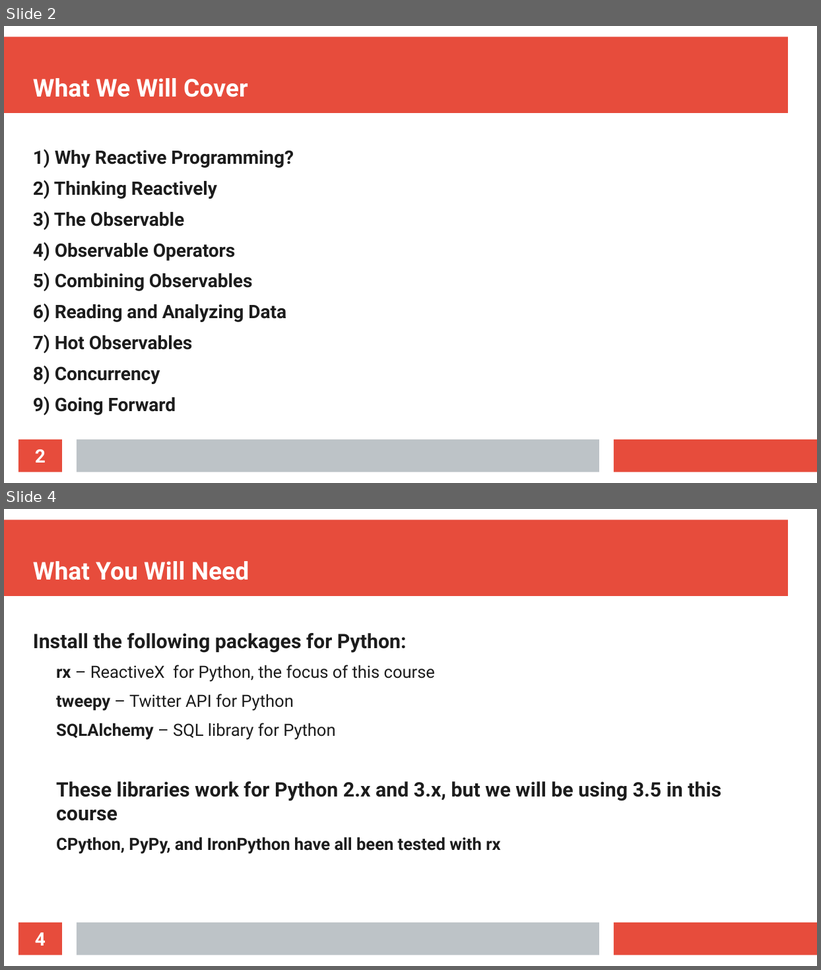
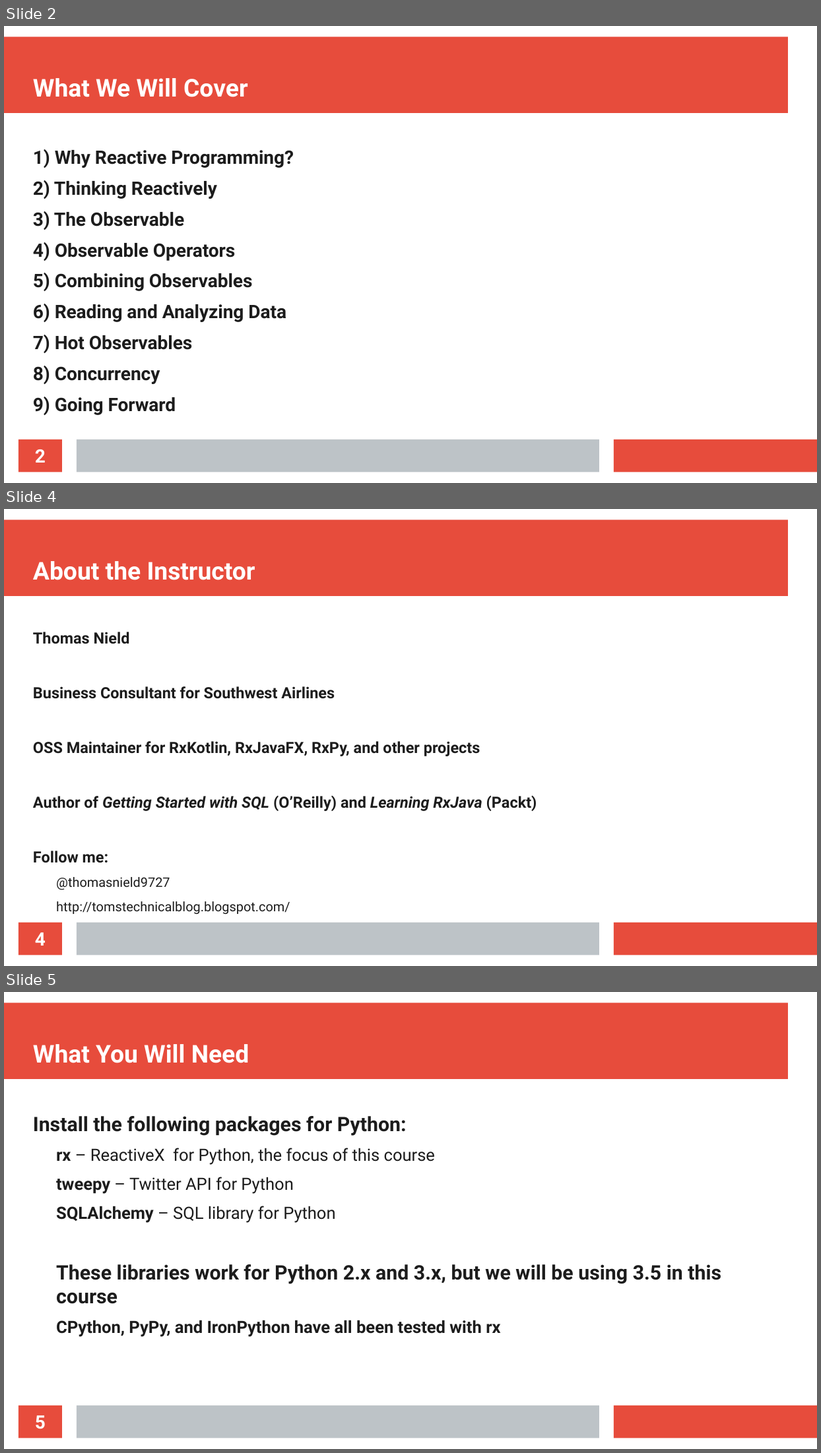
Before and after one commit to thomasnield/oreilly_reactive_python_for_data, a slide deck: resources/reactive_python_slides.odp. Shown one above the other, each under a label of ours: slides 2 and 4 before the commit, slides 2, 4 and 5 after it; the slides between them are not shown. The pictures are 821x970 and 821x1453 pixels, drawn with LibreOffice and Linux fonts; fonts in the diff are those of the drawing. Boxes give left, top, right and bottom in pixels: in the first picture for what was removed or moved away, otherwise in the second. Text is boxed around its words. In the diff, an @@ line names an element or a change of style, - is before the commit and + after.

```diff
--- a/resources/reactive_python_slides.odp
+++ b/resources/reactive_python_slides.odp
@@ slide 4 added at [4, 509, 817, 966], background #FFFFFF; not listed: 3 template elements that a slide beside it also shows @@
@@ title added at [33, 561, 255, 580], 24 pt, text #FFFFFF, bold @@
+About the Instructor
@@ text added at [33, 632, 537, 914], 15.1 pt, text #1C1C1C, bold @@
+Thomas Nield
+Business Consultant for Southwest Airlines
+OSS Maintainer for RxKotlin, RxJavaFX, RxPy, and other projects
+Author of Getting Started with SQL (O’Reilly) and Learning RxJava (Packt)
+Follow me:
+  @thomasnield9727
+  http://tomstechnicalblog.blogspot.com/
@@ page number added at [19, 923, 62, 955], fill #E74C3C, 18 pt, text #FFFFFF, bold @@
+4
@@ what was slide 4 is now slide 5 @@
@@ page number at [35, 1416, 46, 1430]: text changed @@
-4
+5
```
Also in this commit, not shown: 5 slides changed.
